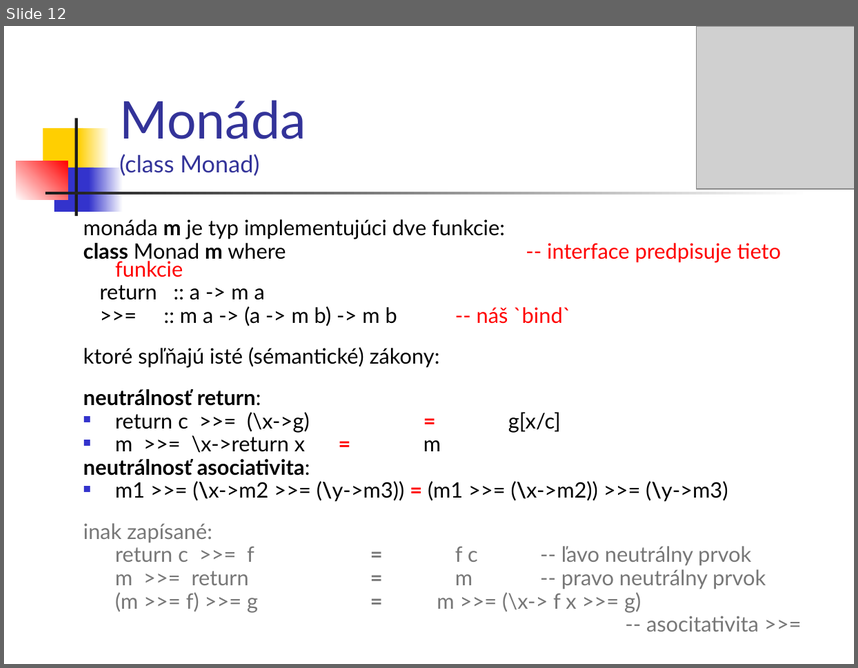
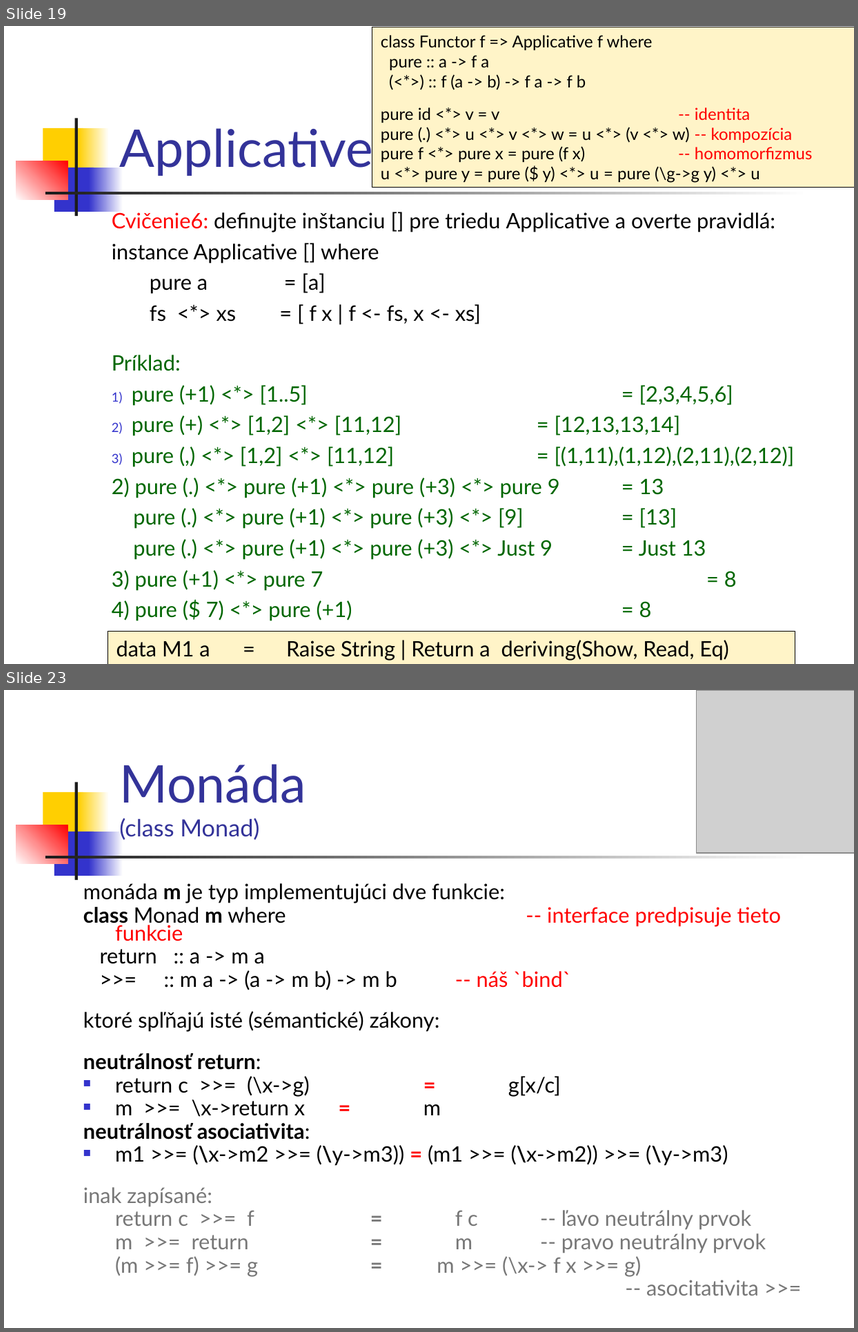
Before and after one commit to Funkcionalne/Prednasky, a slide deck: 11/11_fpro.ppt. Shown one above the other, each under a label of ours: slide 12 before the commit, slides 19 and 23 after it; the slides between them are not shown. The pictures are 858x668 and 858x1332 pixels, drawn with LibreOffice and Linux fonts; fonts in the diff are those of the drawing; grey boxes stand for pictures. Boxes give left, top, right and bottom in pixels: in the first picture for what was removed or moved away, otherwise in the second. Text is boxed around its words. In the diff, an @@ line names an element or a change of style, - is before the commit and + after.

```diff
--- a/11/11_fpro.ppt
+++ b/11/11_fpro.ppt
@@ slide 19 added at (4, 26, 854, 664), background #FFFFFF; not listed: 7 template elements that a slide beside it also shows @@
@@ rectangle added at (372, 27, 854, 187), fill #FFF4C8, outline #000000 0.74 pt, 14 pt, text #000000 @@
+class Functor f => Applicative f where
+pure :: a -> f a
+(<*>) :: f (a -> b) -> f a -> f b
+pure id <*> v = v -- identita
+pure (.) <*> u <*> v <*> w = u <*> (v <*> w) -- kompozícia
+pure f <*> pure x = pure (f x) -- homomorfizmus
+u <*> pure y = pure ($ y) <*> u = pure (\g->g y) <*> u
@@ title added at (119, 122, 373, 176), 44 pt, text #333399 @@
+Applicative
@@ text added at (112, 210, 795, 621), 18 pt, text #006600 @@
+Cvičenie6: definujte inštanciu [] pre triedu Applicative a overte pravidlá:
+instance Applicative [] where
+pure a = [a]
+fs <*> xs = [ f x | f <- fs, x <- xs]
+Príklad:
+1) pure (+1) <*> [1..5] = [2,3,4,5,6]
+2) pure (+) <*> [1,2] <*> [11,12] = [12,13,13,14]
+3) pure (,) <*> [1,2] <*> [11,12] = [(1,11),(1,12),(2,11),(2,12)]
+2) pure (.) <*> pure (+1) <*> pure (+3) <*> pure 9 = 13
+pure (.) <*> pure (+1) <*> pure (+3) <*> [9] = [13]
+pure (.) <*> pure (+1) <*> pure (+3) <*> Just 9 = Just 13
+3) pure (+1) <*> pure 7 = 8
+4) pure ($ 7) <*> pure (+1) = 8
@@ rectangle added at (107, 631, 795, 664), fill #FFF4C8, outline #000000 0.74 pt, 18 pt, text #000000 @@
+data M1 a = Raise String | Return a deriving(Show, Read, Eq)
@@ what was slide 12 is now slide 23 @@
```
Also in this commit, not shown: 10 slides changed, 15 other slides added, 6 other files.
